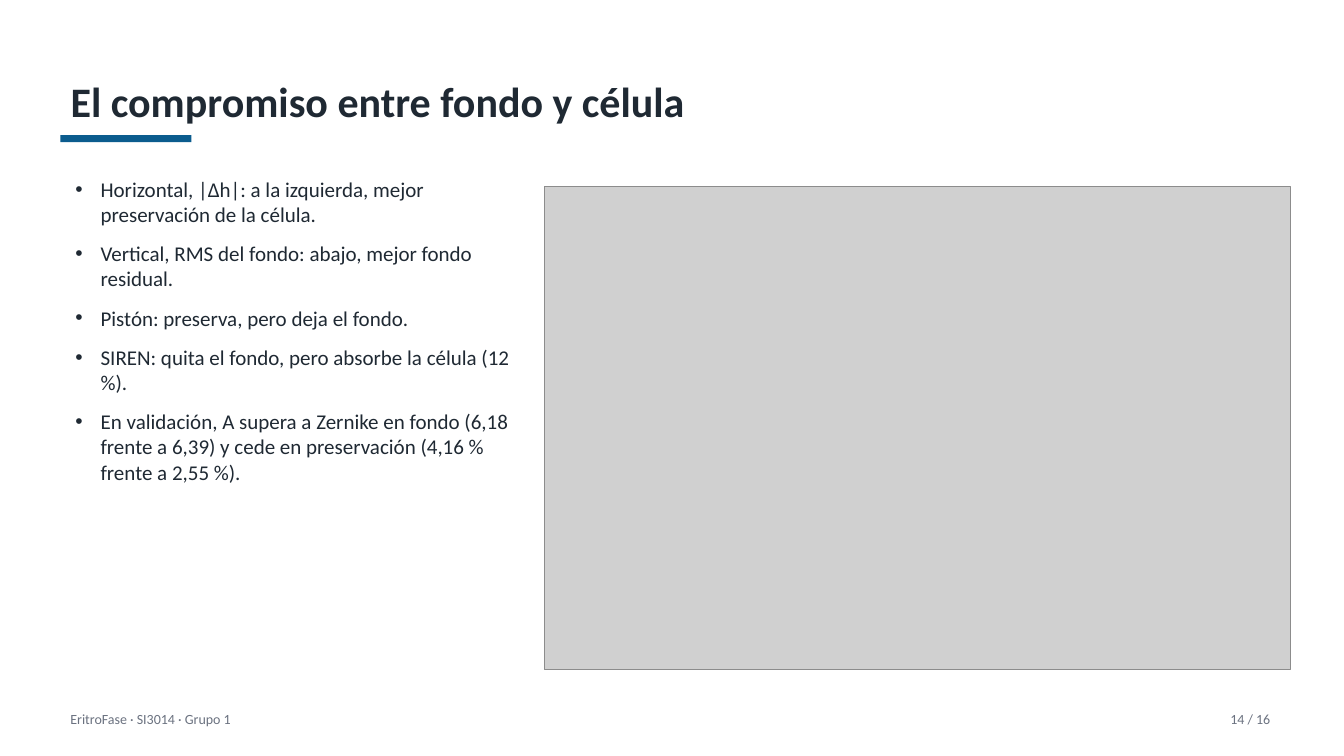
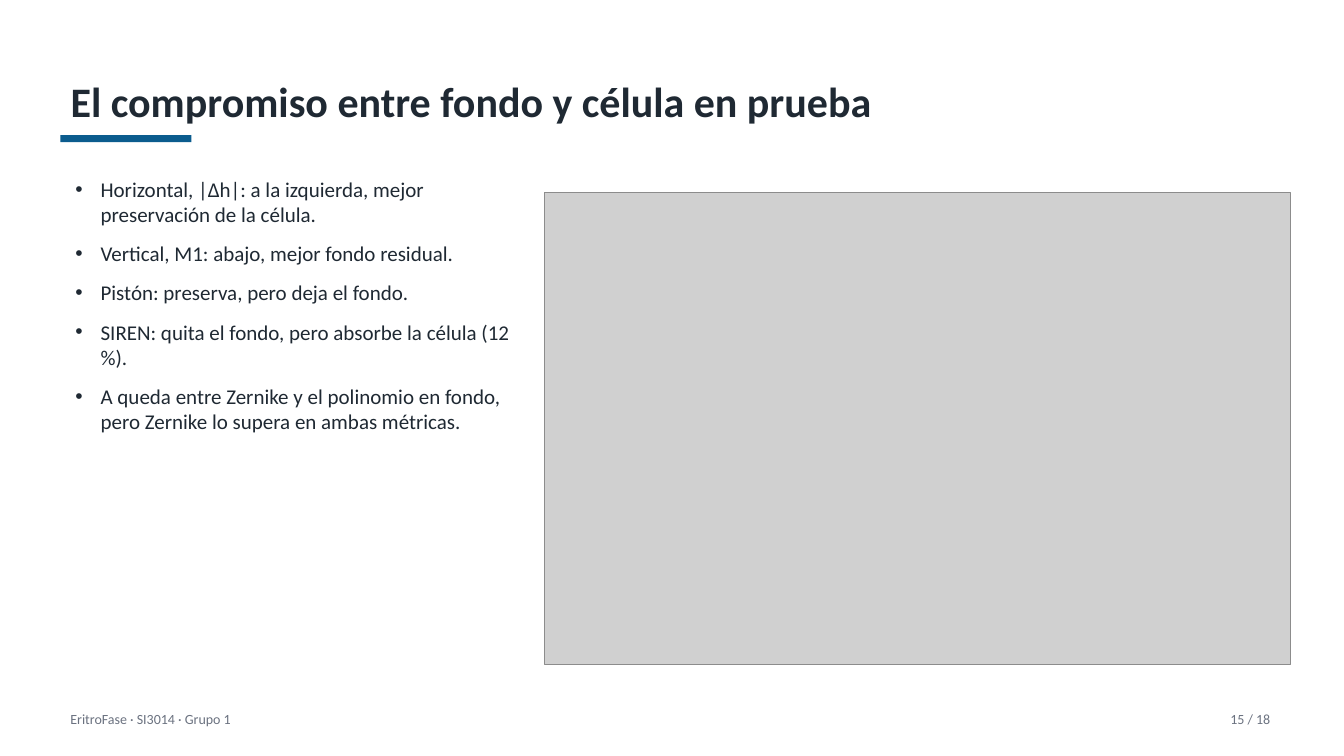
Before and after one commit to Jjes07/DeepLearning-Final, a slide deck: slide 15 of entregables/EritroFase_Sustentacion.pptx (slide 14 before the commit). Drawn at 1344x756 pixels with LibreOffice and Linux fonts; fonts in the diff are those of the drawing; grey boxes stand for pictures. Boxes give left, top, right and bottom in pixels: in the first picture for what was removed or moved away, otherwise in the second. Text is boxed around its words. In the diff, an @@ line names an element or a change of style, - is before the commit and + after.

Commit message:
docs: generalización con líneas base, figura del compromiso en prueba y referencias completas (#7 #8)

```diff
--- a/entregables/EritroFase_Sustentacion.pptx
+++ b/entregables/EritroFase_Sustentacion.pptx
@@ title at (71,87,871,124): text changed @@
-El compromiso entre fondo y célula
+El compromiso entre fondo y célula en prueba
@@ picture: place and size @@
-picture at (544,187,1291,669)
+picture at (544,193,1291,664)
@@ text at (101,246,453,265): text changed @@
-• Vertical, RMS del fondo: abajo, mejor fondo residual.
+• Vertical, M1: abajo, mejor fondo residual.
@@ text at (101,389,500,433): text changed @@
-• En validación, A supera a Zernike en fondo (6,18 frente a 6,39) y cede en preservación (4,16 % frente a 2,55 %).
+• A queda entre Zernike y el polinomio en fondo, pero Zernike lo supera en ambas métricas.
@@ text at (1230,714,1270,724): text changed @@
-14 / 16
+15 / 18
```
Also in this commit, not shown: 14 other slides changed, 2 slides added, 3 other files.
